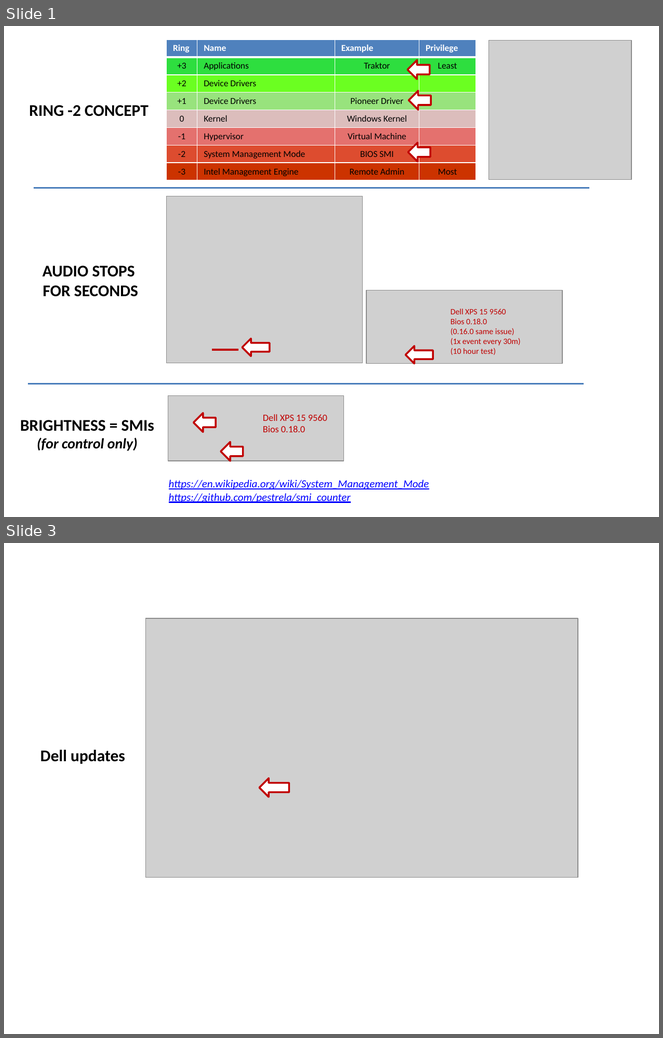
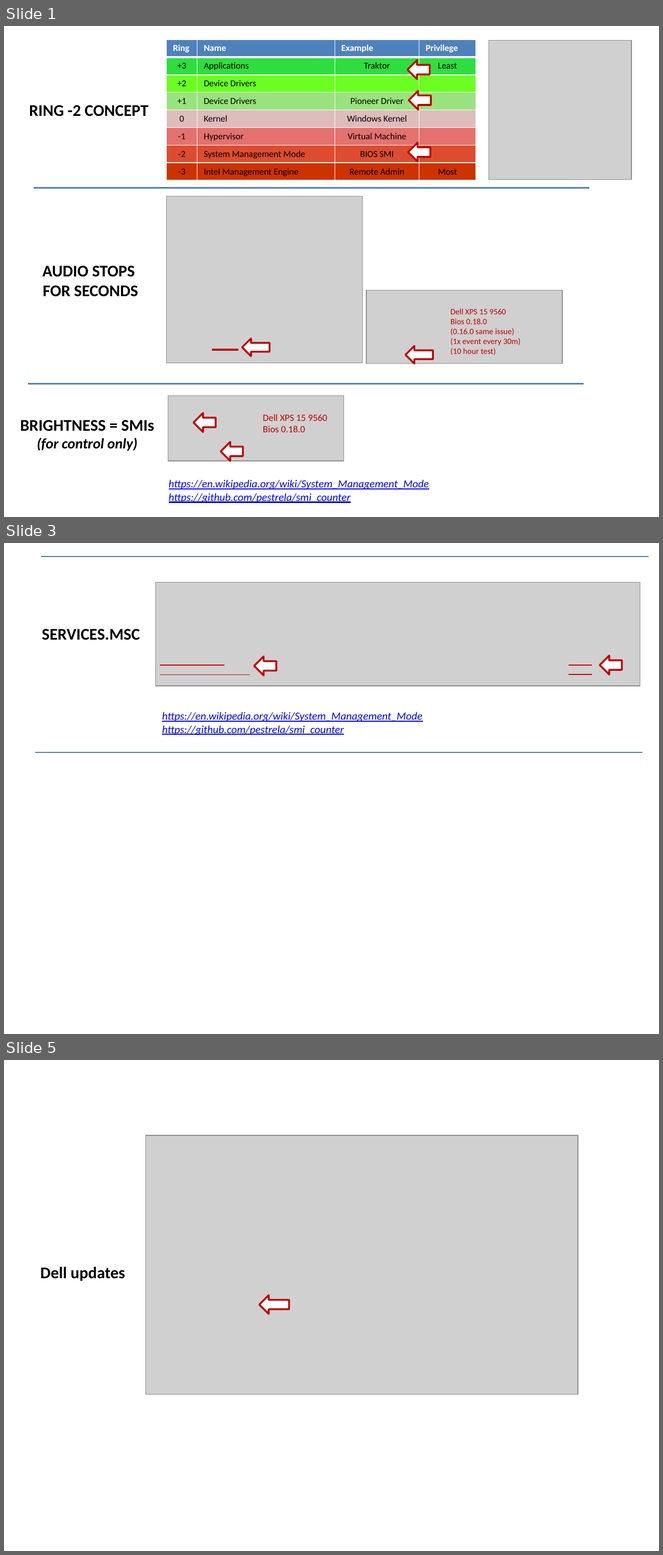
Before and after one commit to pestrela/smi_counter, a slide deck: src/dell_smi_latency_problems v2.pptx. Shown one above the other, each under a label of ours: slides 1 and 3 before the commit, slides 1, 3 and 5 after it; the slides between them are not shown. The pictures are 663x1038 and 663x1555 pixels, drawn with LibreOffice and Linux fonts; fonts in the diff are those of the drawing; grey boxes stand for pictures. Boxes give left, top, right and bottom in pixels: in the first picture for what was removed or moved away, otherwise in the second. Text is boxed around its words. In the diff, an @@ line names an element or a change of style, - is before the commit and + after.

```diff
--- a/src/dell_smi_latency_problems v2.pptx
+++ b/src/dell_smi_latency_problems v2.pptx
@@ slide 3 added at [4,543,659,1034], background #FFFFFF @@
@@ line added from (41, 557) to (649, 557), #4B7EBC 1.5 pt @@
@@ group added at [42,583,640,686]: 4 lines, 2 left arrows, 1 text, 1 picture @@
+SERVICES.MSC
@@ text added at [162,712,423,735], 12 pt, text #0000FF, italic, underline @@
+https://en.wikipedia.org/wiki/System_Management_Mode
+https://github.com/pestrela/smi_counter
@@ line added from (35, 753) to (642, 753), #4B7EBC 1.5 pt @@
@@ what was slide 3 is now slide 5 @@
```
Also in this commit, not shown: 1 slide changed, 1 other slide added, 11 other files.
